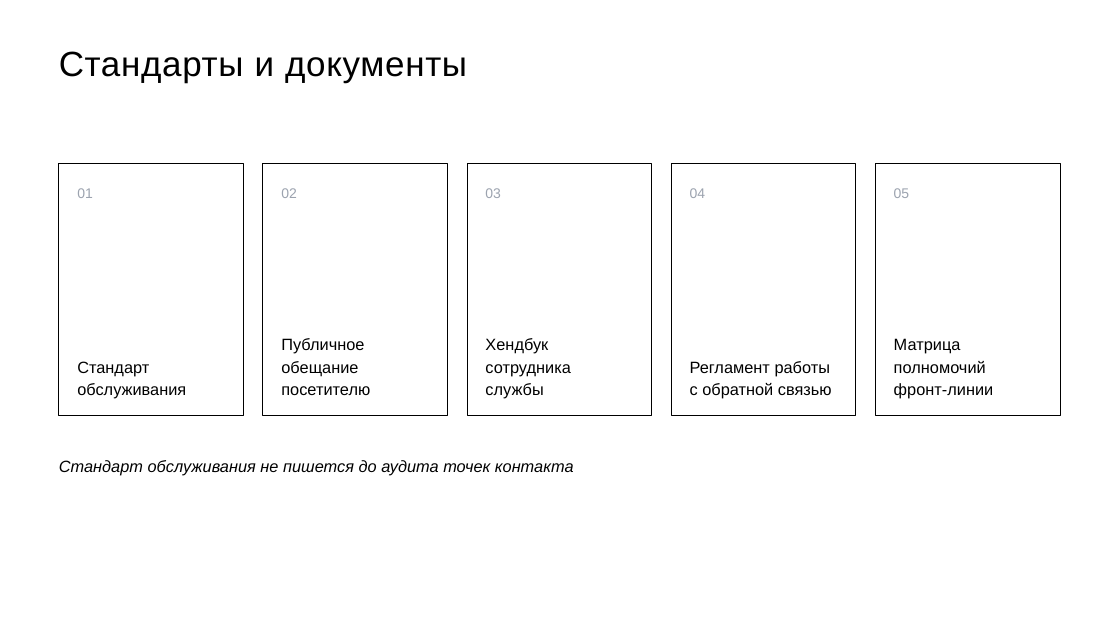
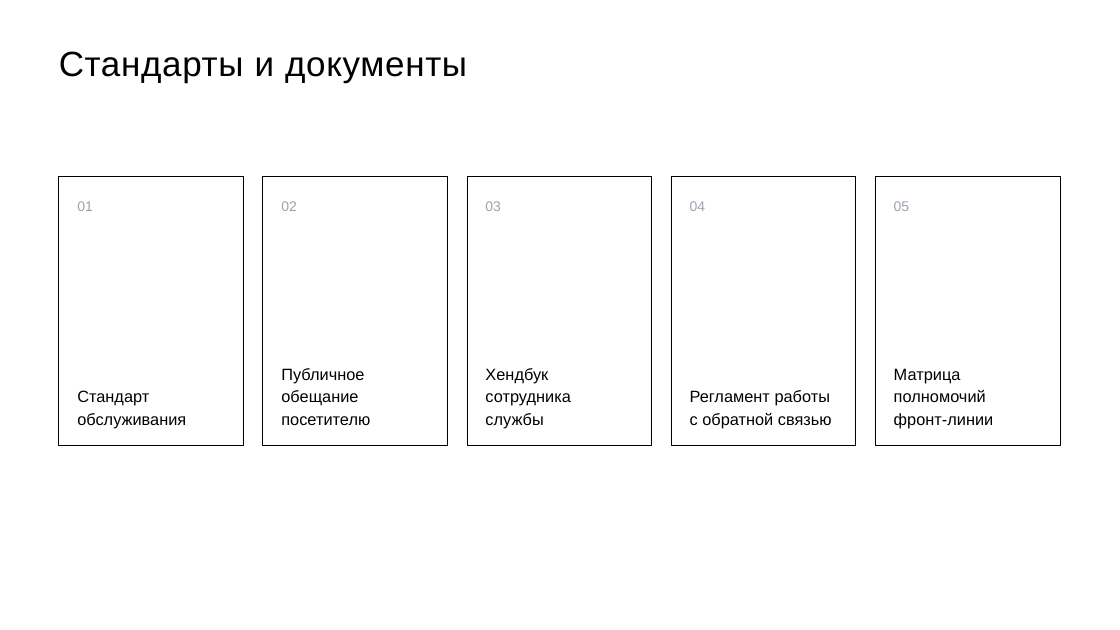
Before and after one commit to skrasin/ges-2, a slide deck: slide 8 of docs/strategy/ges2-service-cx-proposal.pptx (slide 9 before the commit). Drawn at 1120x630 pixels with LibreOffice and Linux fonts; fonts in the diff are those of the drawing. Boxes give left, top, right and bottom in pixels: in the first picture for what was removed or moved away, otherwise in the second. Text is boxed around its words. In the diff, an @@ line names an element or a change of style, - is before the commit and + after.

```diff
--- a/docs/strategy/ges2-service-cx-proposal.pptx
+++ b/docs/strategy/ges2-service-cx-proposal.pptx
@@ rectangle: place and size @@
-rectangle at [59,164,244,416]
+rectangle at [59,176,244,445]
@@ rectangle: place and size @@
-rectangle at [263,164,448,416]
+rectangle at [263,176,448,445]
@@ rectangle: place and size @@
-rectangle at [467,164,652,416]
+rectangle at [467,176,652,445]
@@ rectangle: place and size @@
-rectangle at [671,164,856,416]
+rectangle at [671,176,856,445]
@@ rectangle: place and size @@
-rectangle at [875,164,1060,416]
+rectangle at [875,176,1060,445]
@@ 5 texts: place and size @@
-5 texts at [77,188,910,198]
+5 texts at [77,201,910,211]
@@ 5 texts: place and size @@
-5 texts at [77,338,994,399]
+5 texts at [77,368,994,428]
@@ text removed at [59,460,574,476] @@
-Стандарт обслуживания не пишется до аудита точек контакта
```
Also in this commit, not shown: 9 other slides changed, 1 slide removed, 8 other files.
